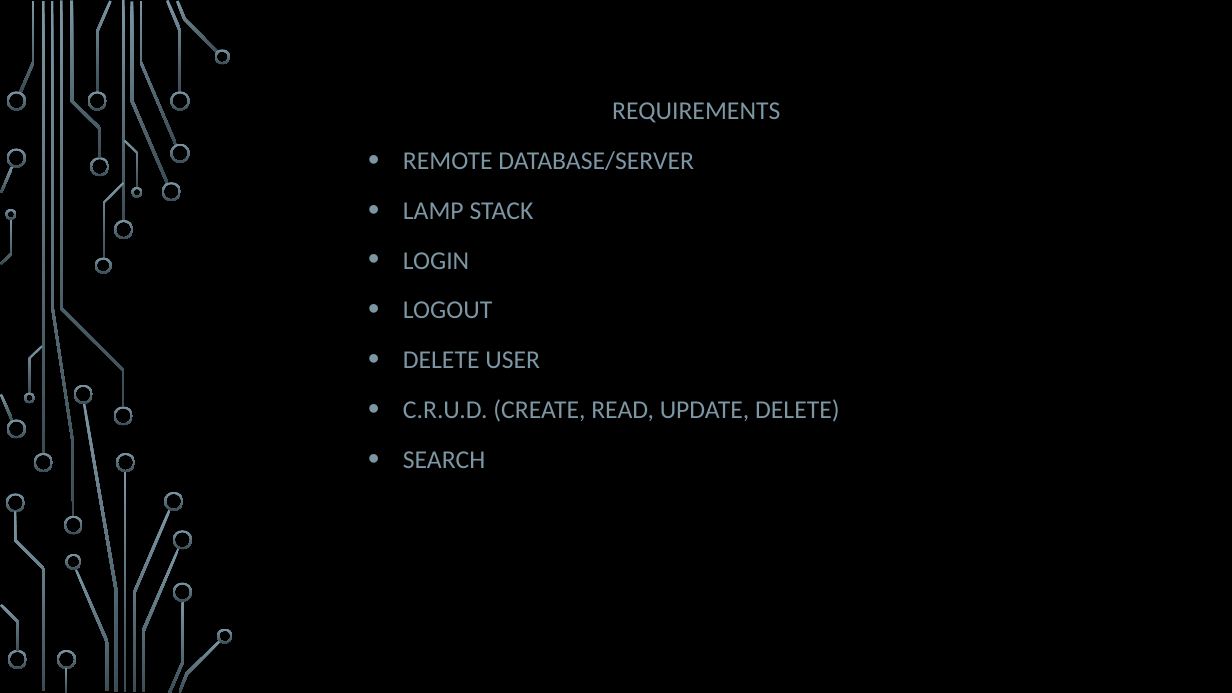
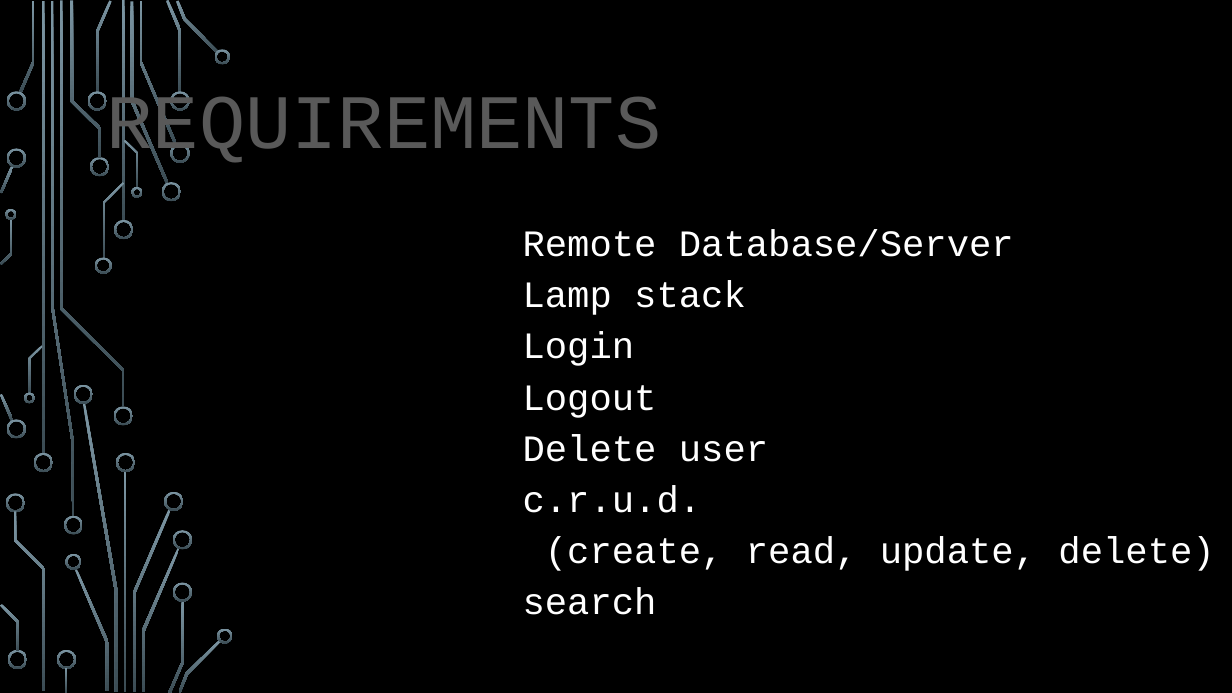
Before and after one commit to dugoatboy/COP4331-Group17-SmallProject, a slide deck: slide 3 of CONNECT.pptm. Drawn at 1232x693 pixels with LibreOffice and Linux fonts; fonts in the diff are those of the drawing; background and template pictures are left out. Boxes give left, top, right and bottom in pixels: in the first picture for what was removed or moved away, otherwise in the second. Text is boxed around its words. In the diff, an @@ line names an element or a change of style, - is before the commit and + after.

```diff
--- a/CONNECT.pptm
+++ b/CONNECT.pptm
@@ subtitle "REQUIREMENTS": place and size @@
-subtitle "REQUIREMENTS" at bbox=[403, 102, 840, 468]
+subtitle "REQUIREMENTS" at bbox=[107, 92, 1214, 615]
@@ subtitle at bbox=[107, 92, 661, 169]: size 20 to 60 pt, font Calibri to Courier New, text colour #7C96A3 to #595959 in "REQUIREMENTS"; alignment centre to left @@
@@ subtitle at bbox=[523, 230, 1214, 615]: text changed; size 20 to 29 pt; font Calibri to Courier New; text colour #7C96A3 to #FFFFFF @@
-• REMOTE DATABASE/SERVER
-• LAMP STACK
-• LOGIN
-• LOGOUT
-• DELETE USER
-• C.R.U.D. (CREATE, READ, UPDATE, DELETE)
-• SEARCH
+                Remote Database/Server
+                Lamp stack
+                Login
+                Logout
+                Delete user
+                c.r.u.d.
+                (create, read, update, delete)
+                search
```
Also in this commit, not shown: 6 other slides changed, 1 slide added, 1 slide removed.
